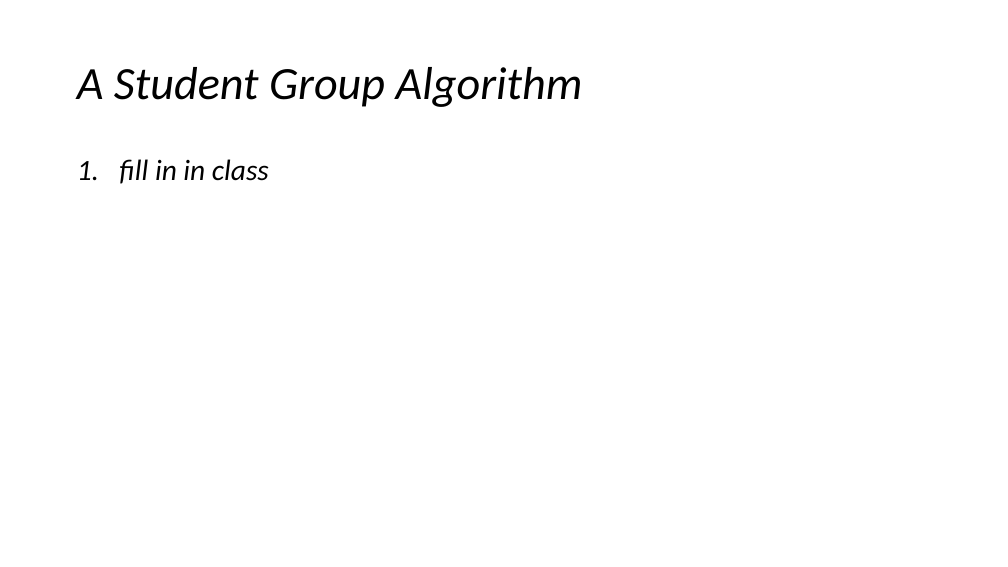
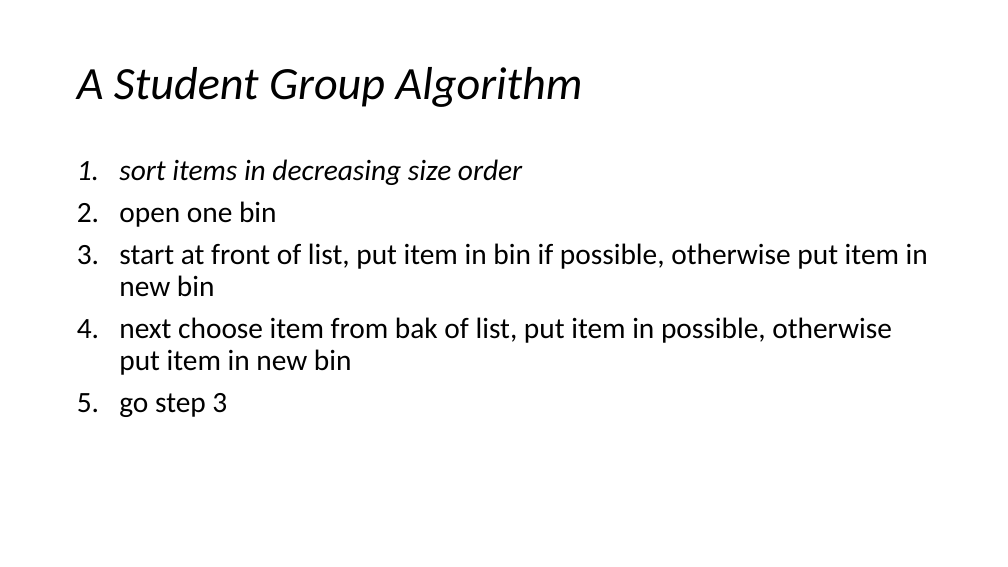
Before and after one commit to prof-frommer/idm_course, a slide deck: slide 4 of LEC/lec05-06-bin-packing-heuristics-ip/Bin Packing Problem PPT.pptx. Drawn at 1008x567 pixels with LibreOffice and Linux fonts; fonts in the diff are those of the drawing. Boxes give left, top, right and bottom in pixels: in the first picture for what was removed or moved away, otherwise in the second. Text is boxed around its words. In the diff, an @@ line names an element or a change of style, - is before the commit and + after.

```diff
--- a/LEC/lec05-06-bin-packing-heuristics-ip/Bin Packing Problem PPT.pptx
+++ b/LEC/lec05-06-bin-packing-heuristics-ip/Bin Packing Problem PPT.pptx
@@ text at [119,159,928,417]: text changed; italic off @@
-1. fill in in class
+1. sort items in decreasing size order
+2. open one bin
+3. start at front of list, put item in bin if possible, otherwise put item in new bin
+4. next choose item from bak of list, put item in possible, otherwise put item in new bin
+5. go step 3
```
Also in this commit, not shown: 1 other slide changed, 9 other files.
